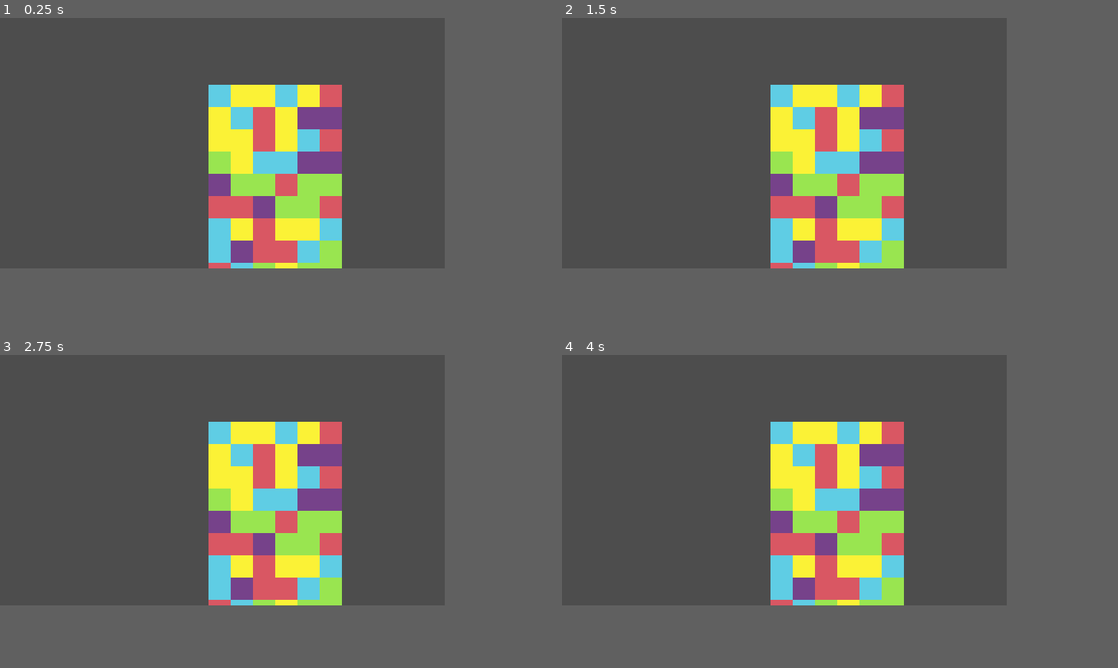
Above: before the commit, frames 1-4 (two rows, left to right).
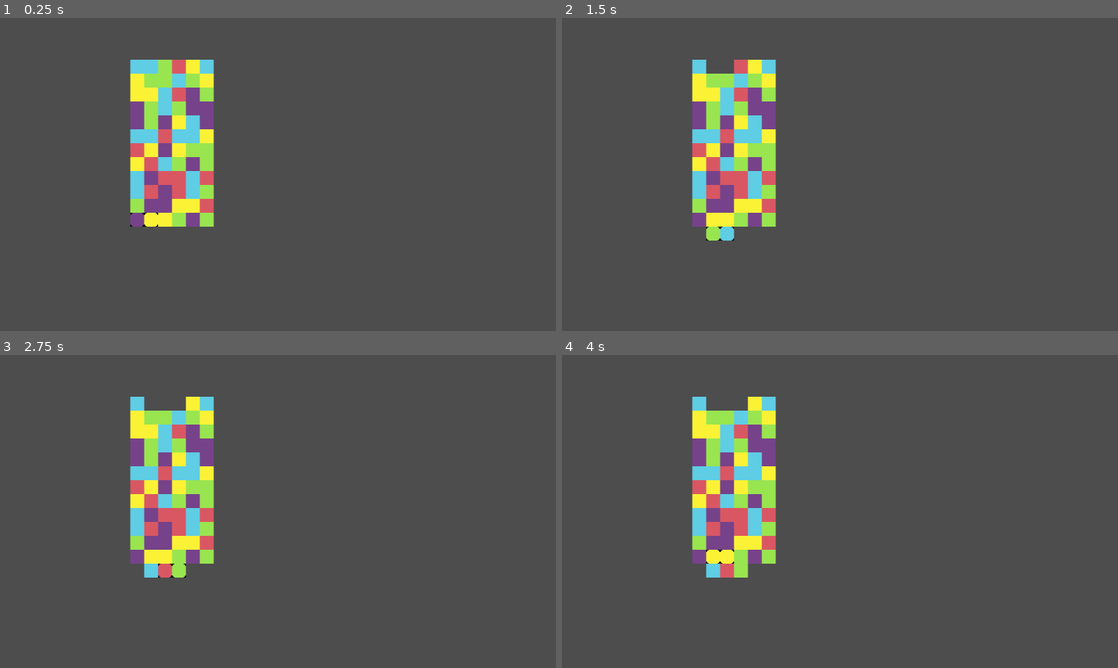
Above: after the commit, the same moments.

Repository: JUB-Yoush/pdp-rpg
Game: Godot game, scene res://src/main.tscn
The game is run twice, just before and just after one commit, with the same random seed, the same clock (stepped at 60 frames per second) and the same inputs.
Inputs:
- Up to frame 1 (0.25 s): no input
- Up to frame 2 (1.5 s): tap Enter at 0.5 s; hold D (right) 0.53-1.28 s; hold Z (accept) 0.53-1.28 s; hold S (down) from 1.28 s (still down); tap Z (accept) at 1.35 s
- Up to frame 3 (2.75 s): tap Z (accept) at 2 s; release S (down) at 2.03 s; hold D (right) from 2.03 s (still down); hold Z (accept) from 2.03 s (still down)
- Up to frame 4 (4 s): release D (right) at 2.78 s; release Z (accept) at 2.78 s; hold W (up) 2.78-3.53 s; tap Z (accept) at 2.85, 3.5 s; hold A (left) from 3.53 s (still down); hold Z (accept) from 3.53 s (still down)
In our replay, the window is 640x360 before the commit and 800x450 after it. These sizes can differ from the game's own. Grey fills any space a smaller window leaves; there, only what the larger window draws over its background counts as a difference.

The runs differ from the first frame. In frame 1, 22% of the frame differs, in the area x 23-62%, y 13-80%; in frame 2, 22%; in frame 3, 22%; in frame 4, 22%.

Commit message:
create empty placeholder tiles

Diff:
--- a/project.godot
+++ b/project.godot
@@ -17,8 +17,8 @@
 
 [display]
 
-window/size/viewport_width=640
-window/size/viewport_height=360
+window/size/viewport_width=1280
+window/size/viewport_height=720
 
 [input]
 
--- a/src/Grid.gd
+++ b/src/Grid.gd
@@ -7,14 +7,18 @@
 var offset = 32
 var PieceScene = preload("res://src/piece.tscn")
 
-enum TYPE {RE,BL,GR,YE,PU}
+enum TYPE {RE,BL,GR,YE,PU,EM}
 var colour_count := 5
-var grid_array = []
+# STORES IN Y,X FORMAT
+var grid_array := []
+var destroyTimer:Timer
 
 func _ready() -> void:
-	randomize()
+	#randomize()
+	destroyTimer = get_parent().get_node("DestoryTimer")
 	grid_array = make_2d_array()
 	fill_grid()
+	destroyTimer.timeout.connect(destroy_matches)
 
 func make_2d_array():
 	var grid_array = []
@@ -27,6 +31,13 @@
 func make_piece(type_int:int) -> Piece:
 	var new_piece :Piece = PieceScene.instantiate()
 	new_piece.type = type_int
+	new_piece.empty = false
+	return new_piece
+
+func make_empty_piece() -> Piece:
+	var new_piece :Piece = PieceScene.instantiate()
+	new_piece.type = TYPE.EM
+	new_piece.empty = true
 	return new_piece
 
 func grid_to_pixel(column,row):
@@ -35,26 +46,88 @@
 	return Vector2(new_x,new_y)
 
 func fill_grid():
-	for i in width:
-		for j in height:
-			var tries := 0
-			var rng = randi_range(0,colour_count -1)
-			var newPiece = make_piece(rng)
-			while(match_at(i,j,rng) and tries < 100):
-				rng = randi_range(0,colour_count -1)
-				tries += 1
-				newPiece = make_piece(rng)
-			add_child(newPiece)
-			grid_array[i][j] = newPiece
-			newPiece.position = grid_to_pixel(i,j)
+	call_every_pos(rng_piece)
+
+func rng_piece(i,j):
+	var tries := 0
+	var rng = randi_range(0,colour_count -1)
+	var newPiece = make_piece(rng)
+	while(match_at(i,j,rng) and tries < 100):
+		rng = randi_range(0,colour_count -1)
+		tries += 1
+		newPiece = make_piece(rng)
+	add_child(newPiece)
+	grid_array[i][j] = newPiece
+	newPiece.position = grid_to_pixel(i,j)
 
 func match_at(i,j,type_checking):
 	if i >1:
-		if grid_array[i-1][j] != null and grid_array[i-2][j] != null:
+		if !grid_array[i-1][j].empty and !grid_array[i-2][j].empty:
 			if grid_array[i-1][j].type == type_checking and grid_array[i-2][j].type == type_checking:
 				return true
 	if j >1:
-		if grid_array[i][j-1] != null and grid_array[i][j-2] != null:
+		if !grid_array[i][j-1].empty and !grid_array[i][j-2].empty:
 			if grid_array[i][j-1].type == type_checking and grid_array[i][j-2].type == type_checking:
 				return true
 	pass;
+
+func swap_pieces(cursor_pos):
+	var valueL :Piece= grid_array[cursor_pos.x][cursor_pos.y]
+	var valueR :Piece= grid_array[cursor_pos.x + 1][cursor_pos.y]
+	#check if both pieces can be swapped
+	# swap both pieces
+	if valueL.can_swap and valueR.can_swap:
+		var temp = grid_array[cursor_pos.x][cursor_pos.y]
+		grid_array[cursor_pos.x][cursor_pos.y] = grid_array[cursor_pos.x+1][cursor_pos.y]
+		grid_array[cursor_pos.x+1][cursor_pos.y]=temp
+
+
+		valueL.move(grid_to_pixel(cursor_pos.x+1,cursor_pos.y))
+		valueR.move(grid_to_pixel(cursor_pos.x,cursor_pos.y))
+		find_matches()
+
+func find_matches():
+	call_every_pos(find_match)
+	destroyTimer.start()
+
+
+
+func call_every_pos(passed_func:Callable):
+	for i in width:
+		for j in height:
+			passed_func.call(i,j)
+
+func find_match(i,j):
+	var current_type = grid_array[i][j].type
+	# check on left and right for matches
+	if i > 0 && i < width - 1:
+		if !grid_array[i-1][j].empty && !grid_array[i+1][j].empty:
+			if grid_array[i-1][j].type == current_type && grid_array[i+1][j].type == current_type:
+				grid_array[i-1][j].matched = true
+				grid_array[i-1][j].dim()
+				grid_array[i][j].matched = true
+				grid_array[i][j].dim()
+				grid_array[i+1][j].matched = true
+				grid_array[i+1][j].dim()
+
+	if j > 0 && j < height - 1:
+		if !grid_array[i][j-1].empty && !grid_array[i][j+1].empty:
+			if grid_array[i][j-1].type == current_type && grid_array[i][j+1].type == current_type:
+				grid_array[i][j-1].matched = true
+				grid_array[i][j-1].dim()
+				grid_array[i][j].matched = true
+				grid_array[i][j].dim()
+				grid_array[i][j+1].matched = true
+				grid_array[i][j+1].dim()
+
+func destroy_matches():
+	call_every_pos(destroy_match)
+
+func destroy_match(i,j):
+	if !grid_array[i][j].empty && grid_array[i][j].matched:
+			print(grid_array[i][j].type)
+			var new_empty = make_empty_piece()
+			new_empty.position = grid_array[i][j].position
+			#grid_array[i][j].queue_free()
+			grid_array[i][j] = new_empty
+			print(grid_array[i][j].type)
--- a/src/cursor.gd
+++ b/src/cursor.gd
@@ -5,37 +5,40 @@
 var x_start = 300
 var y_start = 32 * 14
 var input_dir:Vector2
+var grid_array
+var grid
 @onready var sprite := $sprite
 func _ready():
-    position.x = x_start
-    position.y = y_start
+	position.x = x_start
+	position.y = y_start
+	grid = get_parent().get_node("Grid")
 
 func _input(event: InputEvent) -> void:
-    if event.is_action_pressed("up"):
-        input_dir = Vector2i.DOWN
-        move(input_dir)
-    elif event.is_action_pressed("down"):
-        input_dir = Vector2i.UP
-        move(input_dir)
-    elif event.is_action_pressed("left"):
-        input_dir = Vector2i.LEFT
-        move(input_dir)
-    elif event.is_action_pressed("right"):
-        input_dir = Vector2i.RIGHT
-        move(input_dir)
+	if event.is_action_pressed("up"):
+		input_dir = Vector2i.DOWN
+		move(input_dir)
+	elif event.is_action_pressed("down"):
+		input_dir = Vector2i.UP
+		move(input_dir)
+	elif event.is_action_pressed("left"):
+		input_dir = Vector2i.LEFT
+		move(input_dir)
+	elif event.is_action_pressed("right"):
+		input_dir = Vector2i.RIGHT
+		move(input_dir)
+
+	if event.is_action_pressed("accept"):
+		print(grid_position)
+		grid.swap_pieces(grid_position)
+		print(grid_position)
 
 
 
 func move(input_dir:Vector2i):
-    var new_position := grid_position + input_dir
-    print(new_position)
-    #if within the grid
-    if new_position >= Vector2i.ZERO and new_position <= max_position:
-        grid_position += input_dir
-        position.x += input_dir.x * step
-        position.y += -input_dir.y * step
-
-
-
-
-    pass
+	var new_position := grid_position + input_dir
+	print(new_position)
+	#if within the grid
+	if new_position >= Vector2i.ZERO and new_position <= max_position:
+		grid_position += input_dir
+		position.x += input_dir.x * step
+		position.y += -input_dir.y * step
--- a/src/main.tscn
+++ b/src/main.tscn
@@ -9,3 +9,7 @@
 script = ExtResource("1_el8yy")
 
 [node name="Cursor" parent="." instance=ExtResource("2_xcltg")]
+
+[node name="DestoryTimer" type="Timer" parent="."]
+wait_time = 0.2
+one_shot = true
--- a/src/piece.gd
+++ b/src/piece.gd
@@ -1,7 +1,11 @@
 extends Node2D
 class_name Piece
-enum TYPE {RE,BL,GR,YE,PU}
+enum TYPE {RE,BL,GR,YE,PU,EM}
+var empty:bool
 var type:int
+var swap_anim_time:float = .1
+var can_swap:bool = true
+var matched = false
 var positon:Vector2i = Vector2.ZERO
 @onready var sprite = $Sprite
 
@@ -19,3 +23,12 @@
 			#sprite.texture = load("res://assets/block-PURPLE.png")
 		#COLORS.YE:
 			#sprite.texture = load("res://assets/block-YELLOW.png")
+
+func move(new_pos:Vector2):
+	var tween = create_tween()
+	tween.tween_property(self,"position",new_pos,swap_anim_time)
+
+
+
+func dim():
+	sprite.modulate = Color(1,1,1,.5)
Binary file added: assets/block-5.png
Not shown, added: assets/block-5.png.import
